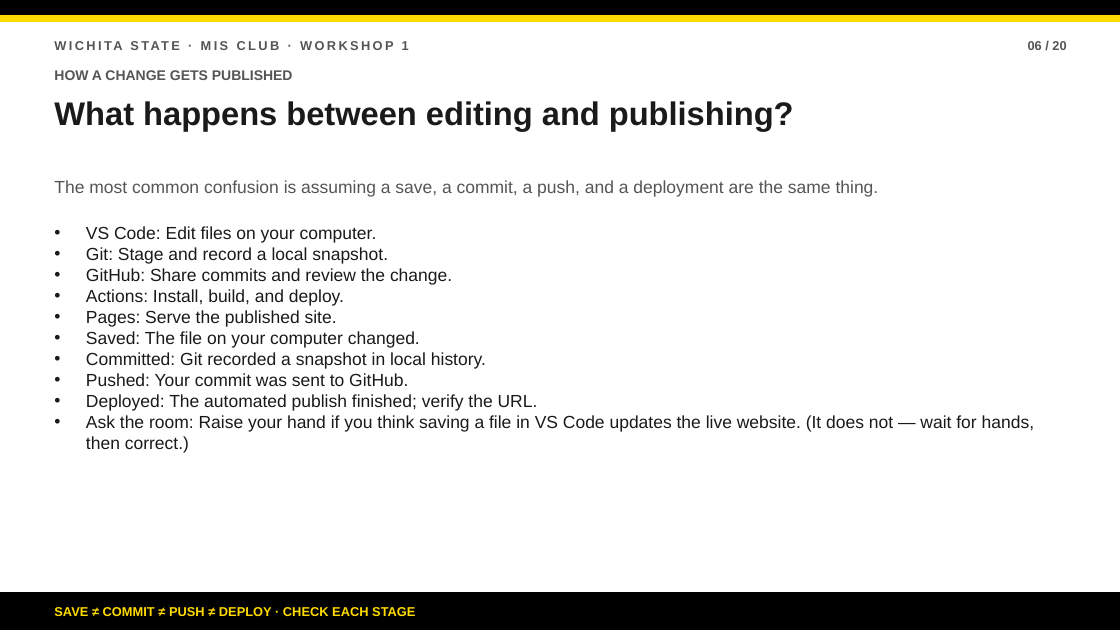
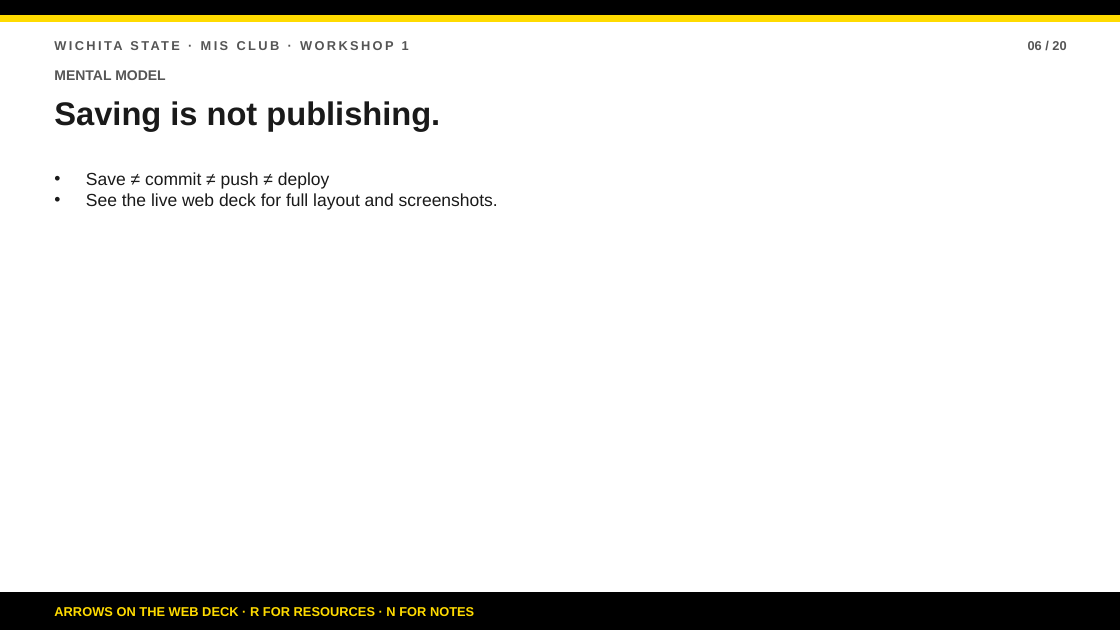
Before and after one commit to bsbcyber/workshop-site, a slide deck: slide 6 of downloads/workshop-1-presentation.pptx. Drawn at 1120x630 pixels with LibreOffice and Linux fonts; fonts in the diff are those of the drawing. Boxes give left, top, right and bottom in pixels: in the first picture for what was removed or moved away, otherwise in the second. Text is boxed around its words. In the diff, an @@ line names an element or a change of style, - is before the commit and + after.

Commit message:
Deploy cleaned facilitator deck

```diff
--- a/downloads/workshop-1-presentation.pptx
+++ b/downloads/workshop-1-presentation.pptx
@@ text at box(54, 70, 165, 80): text changed @@
-HOW A CHANGE GETS PUBLISHED
+MENTAL MODEL
@@ text at box(54, 101, 440, 130): text changed @@
-What happens between editing and publishing?
+Saving is not publishing.
@@ text "Save ≠ commit ≠ push ..." at box(86, 172, 498, 210): vertical alignment middle to top @@
@@ text at box(86, 172, 498, 210): text changed; text colour #555555 to #1A1A1A @@
-The most common confusion is assuming a save, a commit, a push, and a deployment are the same thing.
+• Save ≠ commit ≠ push ≠ deploy
+• See the live web deck for full layout and screenshots.
@@ text removed at box(86, 226, 1034, 453) @@
-• VS Code: Edit files on your computer.
-• Git: Stage and record a local snapshot.
-• GitHub: Share commits and review the change.
-• Actions: Install, build, and deploy.
-• Pages: Serve the published site.
-• Saved: The file on your computer changed.
-• Committed: Git recorded a snapshot in local history.
-• Pushed: Your commit was sent to GitHub.
-• Deployed: The automated publish finished; verify the URL.
-• Ask the room: Raise your hand if you think saving a file in VS Code updates the live website. (It does not — wait for hands, then correct.)
@@ text at box(54, 607, 474, 616): text changed @@
-SAVE ≠ COMMIT ≠ PUSH ≠ DEPLOY · CHECK EACH STAGE
+ARROWS ON THE WEB DECK · R FOR RESOURCES · N FOR NOTES
```
Also in this commit, not shown: 17 other slides changed, 2 slides added, 2 slides removed, 26 other files.
